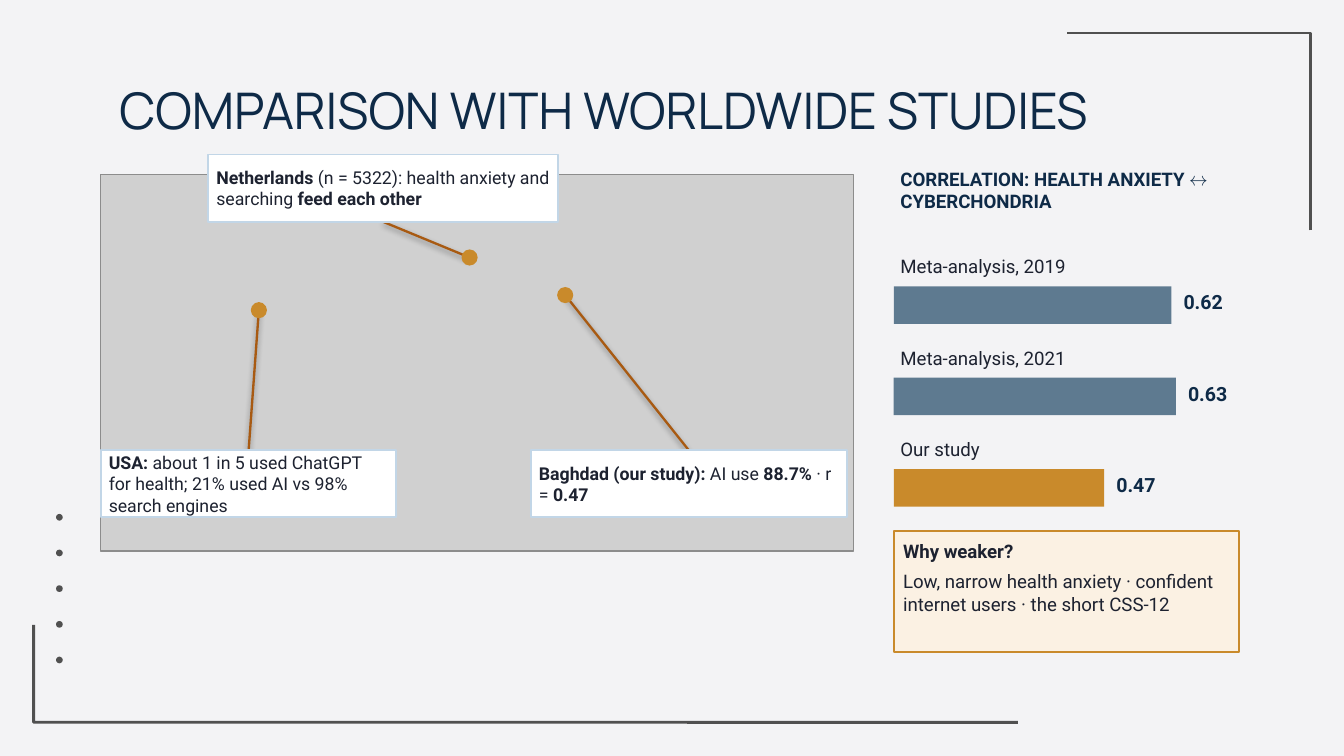
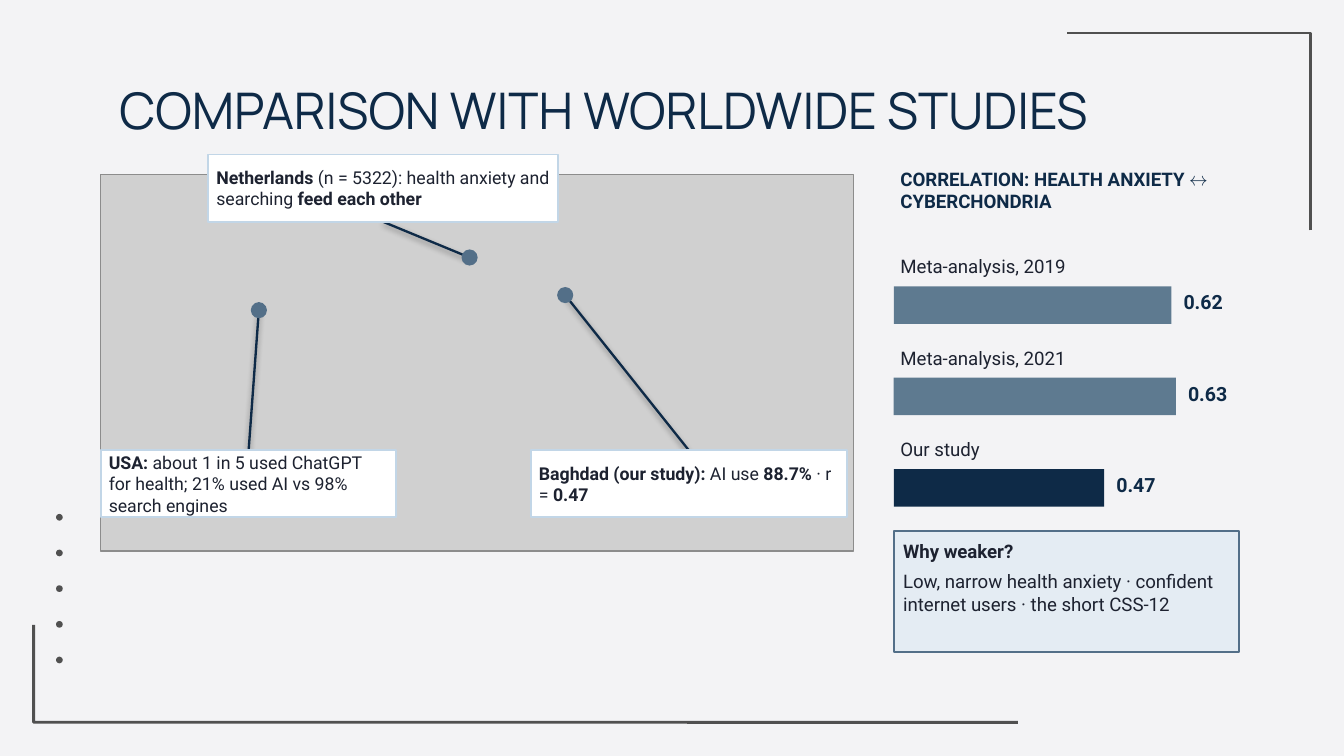
Before and after one commit to Yaseen279/History-Exam, a slide deck: slide 22 of research/output/study/slides/Defence_Final.pptx (slide 24 before the commit). Drawn at 1344x756 pixels with LibreOffice and Linux fonts; fonts in the diff are those of the drawing; grey boxes stand for pictures; background and template pictures are left out. Boxes give left, top, right and bottom in pixels: in the first picture for what was removed or moved away, otherwise in the second. Text is boxed around its words. In the diff, an @@ line names an element or a change of style, - is before the commit and + after.

```diff
--- a/research/output/study/slides/Defence_Final.pptx
+++ b/research/output/study/slides/Defence_Final.pptx
@@ line (469, 258) - (383, 222): stroke #A85A12 1.25 pt to #0E2A47 1.25 pt @@
@@ fill #C98A2B to #536F88 in 3 elements at [251, 302, 267, 319], [461, 250, 477, 266], [558, 288, 574, 304] @@
@@ line (566, 296) - (688, 450): stroke #A85A12 1.25 pt to #0E2A47 1.25 pt @@
@@ line (259, 310) - (249, 450): stroke #A85A12 1.25 pt to #0E2A47 1.25 pt @@
@@ rectangle at [894, 469, 1105, 507]: fill #C98A2B to #0E2A47 @@
@@ rectangle "Why weaker?" at [894, 531, 1239, 652]: fill #FBF1E3 to #E4ECF3; outline #C98A2B 1 pt to #536F88 1 pt @@
```
Also in this commit, not shown: 15 other slides changed, 1 slide added, 3 slides removed, 4 other files.
